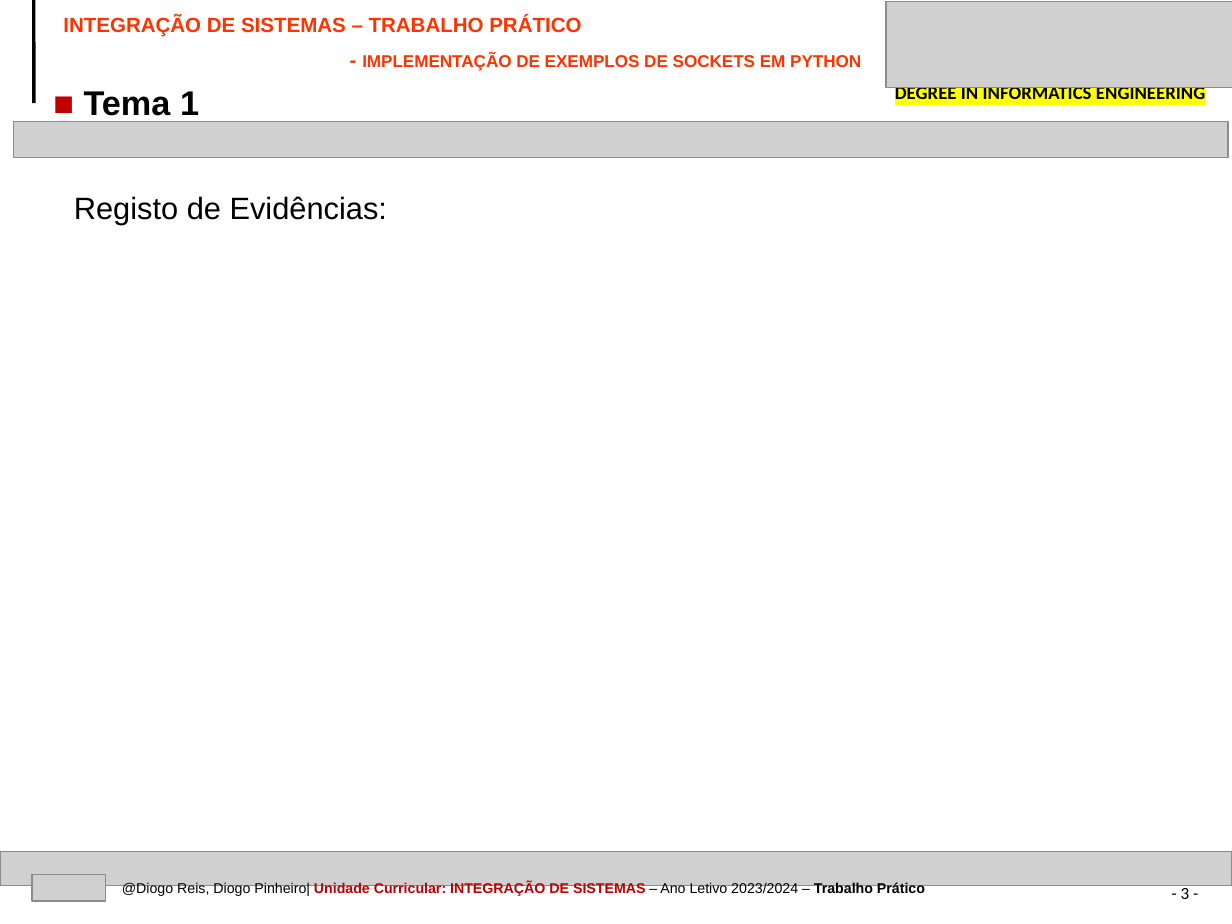
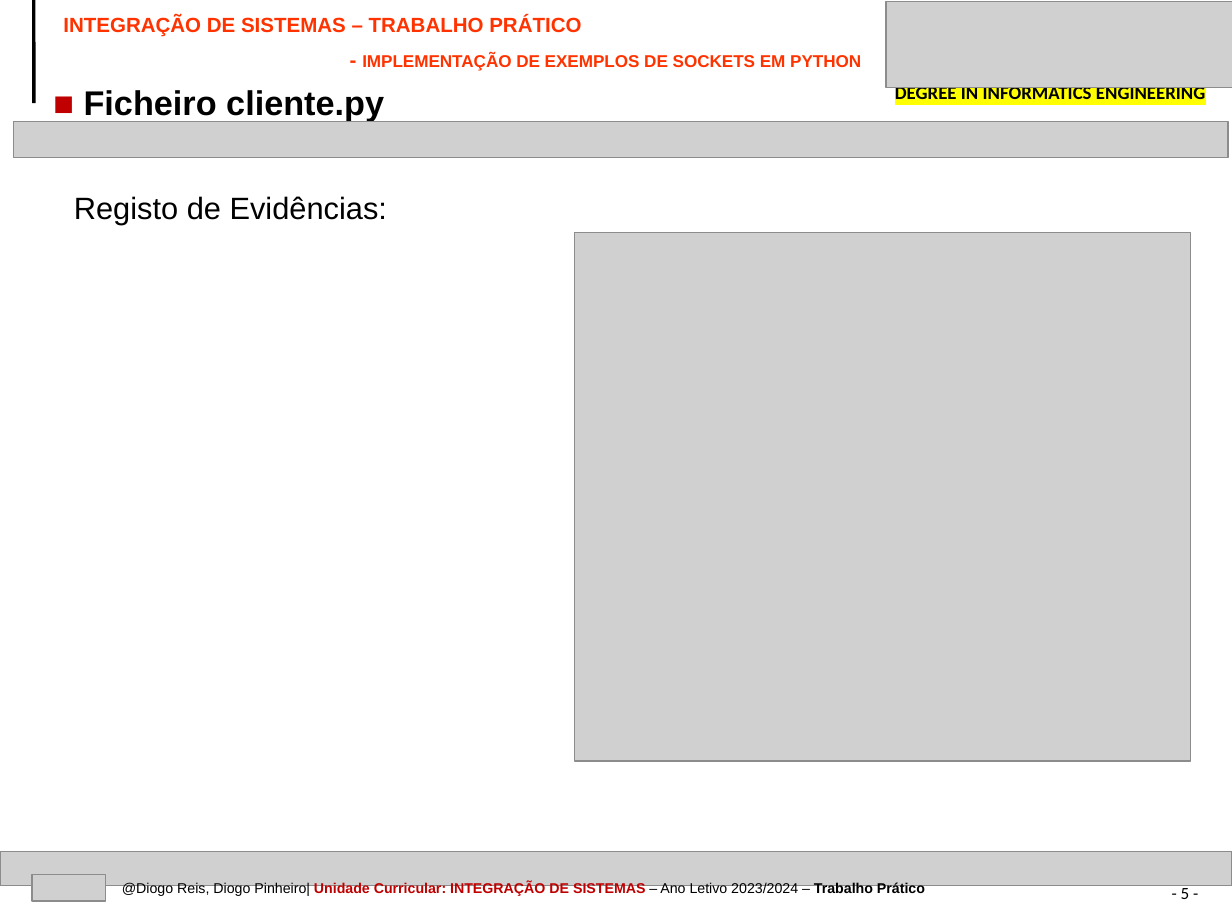
Before and after one commit to devdp11/socket_thread_conn-project, a slide deck: slide 5 of IPVC-EI-TEMPLATE-PPT-IS-A_ADAPTAR_v1.pptx (slide 3 before the commit). Drawn at 1232x924 pixels with LibreOffice and Linux fonts; fonts in the diff are those of the drawing; grey boxes stand for pictures. Boxes give left, top, right and bottom in pixels: in the first picture for what was removed or moved away, otherwise in the second. Text is boxed around its words. In the diff, an @@ line names an element or a change of style, - is before the commit and + after.

```diff
--- a/IPVC-EI-TEMPLATE-PPT-IS-A_ADAPTAR_v1.pptx
+++ b/IPVC-EI-TEMPLATE-PPT-IS-A_ADAPTAR_v1.pptx
@@ text at (84,90,384,121): text changed @@
-■ Tema 1
+■ Ficheiro cliente.py
@@ picture added at (575,233,1191,761) @@
@@ page number at (1181,885,1190,899): text changed @@
-- 3 -
+- 5 -
```
Also in this commit, not shown: 3 slides added, 2 other files.
